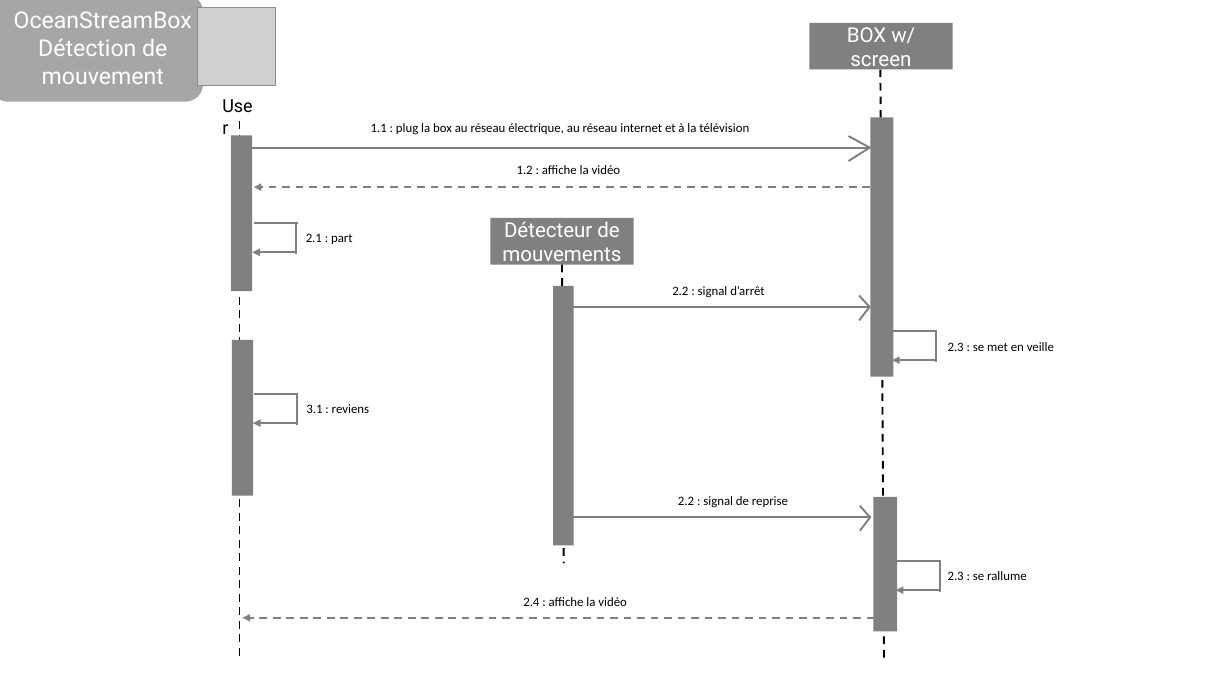
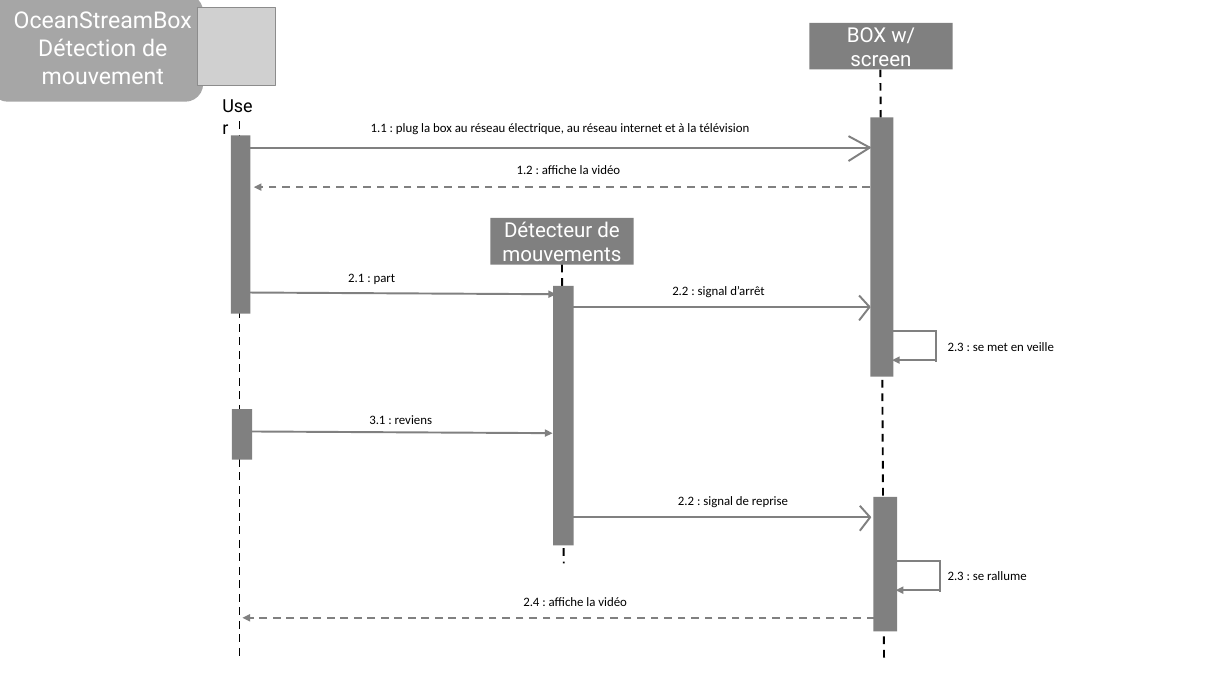
Before and after one commit to OceanStream-X-MiageSorbonne/Boitier, a slide deck: slide 5 of Documentation/Architecture/Modelisation.pptx. Drawn at 1232x693 pixels with LibreOffice and Linux fonts; fonts in the diff are those of the drawing; grey boxes stand for pictures; background and template pictures are left out. Boxes give left, top, right and bottom in pixels: in the first picture for what was removed or moved away, otherwise in the second. Text is boxed around its words. In the diff, an @@ line names an element or a change of style, - is before the commit and + after.

```diff
--- a/Documentation/Architecture/Modelisation.pptx
+++ b/Documentation/Architecture/Modelisation.pptx
@@ rectangle resized from (x1=231, y1=135, x2=252, y2=291) to (x1=231, y1=135, x2=250, y2=313) @@
@@ line removed from (253, 224) to (298, 224) @@
@@ line removed from (297, 224) to (297, 254) @@
@@ arrow removed from (297, 252) to (252, 252) @@
@@ text "2.1 : part" moved from (x1=306, y1=233, x2=353, y2=244) to (x1=348, y1=273, x2=396, y2=284) @@
@@ arrow added from (249, 293) to (556, 294), #808080 1.5 pt @@
@@ rectangle resized from (x1=232, y1=340, x2=253, y2=496) to (x1=232, y1=409, x2=252, y2=460) @@
@@ line removed from (254, 395) to (299, 395) @@
@@ line removed from (297, 395) to (297, 425) @@
@@ text "3.1 : reviens" moved from (x1=306, y1=404, x2=369, y2=413) to (x1=369, y1=415, x2=432, y2=424) @@
@@ arrow added from (245, 432) to (553, 433), #808080 1.5 pt @@
@@ arrow removed from (297, 423) to (253, 423) @@
```
Also in this commit, not shown: 1 other slide changed.
